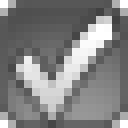
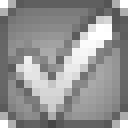
Comparing the layer stacks of the two w=128, h=128 images. Changes:
pixels changed over [0,0,128,128] (layer not identified)
